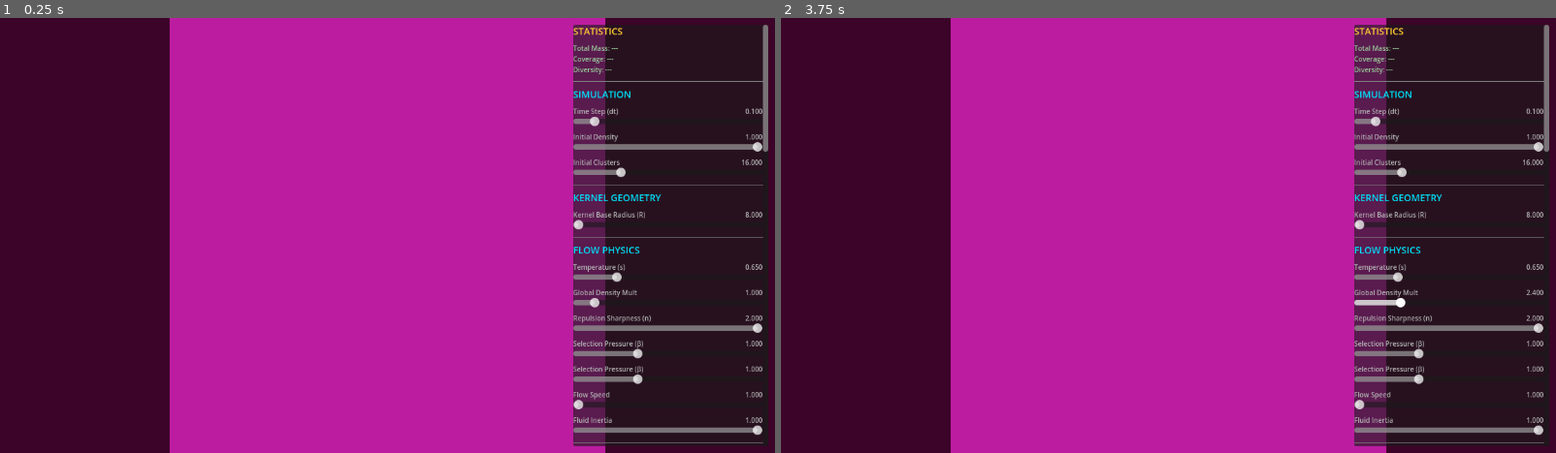
Above: before the commit, frames 1-2 (left to right).
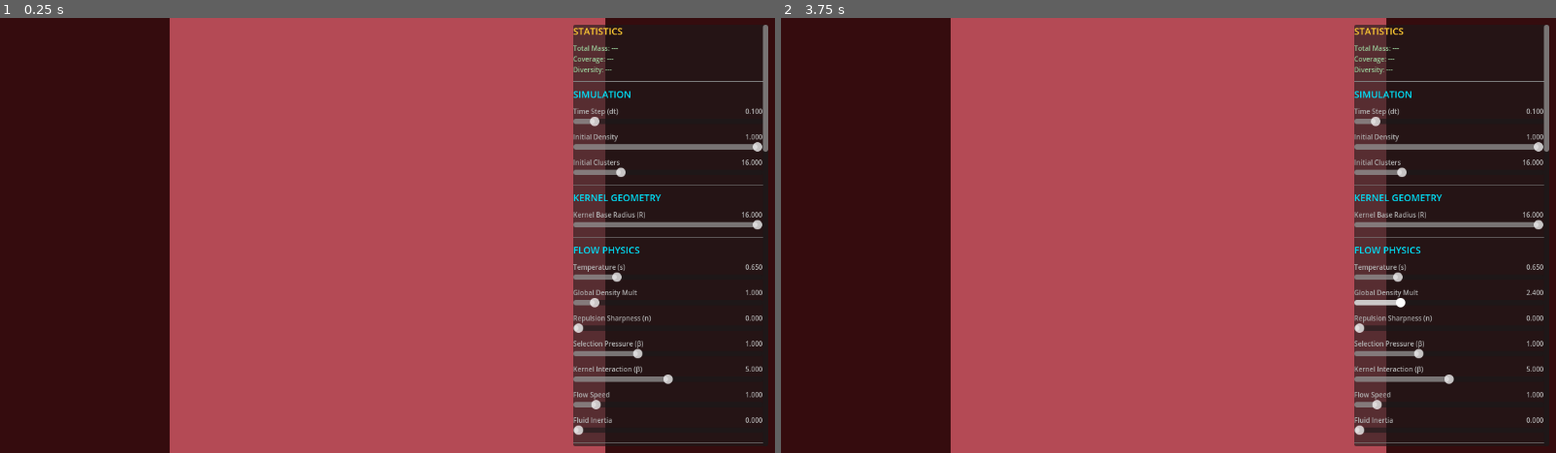
Above: after the commit, the same moments.

Repository: pvtrcorps/L_0001
Game: Godot game, scene res://simulation/Main.tscn
Two runs of this game, one before a commit and one after it. Both use one fixed random seed, a clock stepped at 60 frames per second and the inputs below.
Inputs (mouse positions are in pixels of both pictures, inside the frame that each line leads up to):
- Up to frame 1 (0.25 s): no input
- Up to frame 2 (3.75 s): tap Enter at 0.5, 2, 3.5 s; move the mouse to (1339, 213) at 0.52 s; click (1339, 213) at 0.67 s; tap Space at 1.25, 2.75 s; drag from (1013, 257) to (1129, 322) at 1.27 s; move the mouse to (1246, 139) at 2.02 s; click (1246, 139) at 2.17 s; drag from (1129, 322) to (936, 170) at 2.77 s; move the mouse to (1401, 300) at 3.52 s; click (1401, 300) at 3.67 s

The runs differ from the first frame. In frame 1, 80% of the frame differs, in the area x 0-100%, y 0-100%; in frame 2, 80%.
Error before the commit: Cannot call method 'compute_list_begin' on a null value. (res://simulation/LeniaSimulation.gd:429)
Error after the commit: Cannot call method 'compute_list_begin' on a null value. (res://simulation/LeniaSimulation.gd:430)

Commit message:
signal, repulsion and affinity rework

Diff:
--- a/simulation/LeniaSimulation.gd
+++ b/simulation/LeniaSimulation.gd
@@ -16,7 +16,7 @@
 	"dt": 0.1,
 	"seed": 0.0,
 	# Kernel shape (global - creates pattern types)
-	"R": 8.0,           # Kernel radius in pixels
+	"R": 16.0,           # Kernel radius in pixels
 
 	# Initialization
 	"init_clusters": 16.0,
@@ -26,25 +26,26 @@
 	# Advanced Physics (Flow Lenia style)
 	"temperature": 0.65,   # Advection diffusion (s). Paper default: 0.65 (Currently Standard Bilinear)
 	"theta_A": 1.0,        # Global Density Multiplier. Canonical ~1.0? (Was 5.0)
-	"alpha_n": 2.0,        # Repulsion Sharpness. Canonical: 2.0. (Was 0.0)
+	"alpha_n": 0.0,        # Repulsion Sharpness. Canonical: 2.0. (Was 0.0)
 
 	# Signal Layer
 	"signal_diff": 1.0,    # Diffusion Rate
 	"signal_decay": 0.001,   # Decay Rate
 	"signal_advect": 1.0,  # Signal advection weight [0-1] (how much signals follow mass flow)
 	"flow_speed": 1.0,     # Multiplier for advection force (decopuled from dt)
-	"fluid_momentum": 1.0, # Momentum/Inertia (0.0 = Aristotelian, 1.0 = Newtonian)
+	"fluid_momentum": 0.0, # Momentum/Inertia (0.0 = Aristotelian, 1.0 = Newtonian)
 
 	"beta_selection": 1.0, # Selection pressure for negotiation rule
 
 	# Wind / Atmosphere
-	"wind_scale": 2.0,     # Noise scale
+	"wind_scale": 0.05,     # Noise scale
 	"wind_strength": 2.0,  # Wind force multiplier
 	"wind_speed": 0.05,     # Animation speed
 
 	# Signal Advanced
 	"signal_force_strength": 20.0,   # Multiplier for signal gradient force
 	"signal_emission_strength": 1.0, # Multiplier for signal secretion quantity
+	"interaction_beta": 5.0,         # [NEW] Kernel Interaction Strength (0.0 = Neutral)
 
 	# === GENE RANGES (16 GENES x 2 MIN/MAX) ===
 	# BLOCK A: Physiology (Body)
@@ -299,7 +300,7 @@
 		params_time, params["wind_scale"], params["wind_strength"], params["wind_speed"],
 
 		# Chunk 5 (Signal Extras) - [NEW]
-		params["signal_force_strength"], params["signal_emission_strength"], 0.0, 0.0
+		params["signal_force_strength"], params["signal_emission_strength"], params["interaction_beta"], 0.0
 	])
 
 	var bytes = buffer.to_byte_array()
--- a/simulation/Main.gd
+++ b/simulation/Main.gd
@@ -24,10 +24,10 @@
 	"Flow Physics": [
 		["temperature", "Temperature (s)", 0.0, 3.0, 0.05],
 		["theta_A", "Global Density Mult", 0.1, 10.0, 0.1],
-		["alpha_n", "Repulsion Sharpness (n)", 0.0, 2.0, 0.1],
+		["alpha_n", "Repulsion Sharpness (n)", 0.0, 1.0, 0.1],
 		["beta_selection", "Selection Pressure (β)", 0.0, 3.0, 0.1],
-		["beta_selection", "Selection Pressure (β)", 0.0, 3.0, 0.1],
-		["flow_speed", "Flow Speed", 1.0, 10.0, 0.5],
+		["interaction_beta", "Kernel Interaction (β)", 0.0, 10.0, 0.1],
+		["flow_speed", "Flow Speed", 0.0, 10.0, 0.5],
 		["fluid_momentum", "Fluid Inertia", 0.0, 1.0, 0.05]
 	],
 	"Chemical Signal": [
@@ -38,7 +38,7 @@
 		["signal_emission_strength", "Signal Emission (Volume)", 0.0, 20.0, 0.1]
 	],
 	"Wind / Atmosphere": [
-		["wind_scale", "Wind Scale", 0.1, 10.0, 0.1],
+		["wind_scale", "Wind Scale", 0.0, 10.0, 0.1],
 		["wind_strength", "Wind Strength", 0.0, 5.0, 0.05],
 		["wind_speed", "Wind Speed", 0.0, 2.0, 0.05]
 	],
--- a/simulation/display/lenia_render.gdshader
+++ b/simulation/display/lenia_render.gdshader
@@ -3,7 +3,7 @@
 uniform sampler2D tex_state : repeat_enable, filter_linear;
 uniform sampler2D tex_genome : repeat_enable, filter_linear;
 uniform sampler2D tex_genome_ext : repeat_enable, filter_linear; // [NEW] Valid data
-uniform sampler2D tex_signal; // [NEW]
+uniform sampler2D tex_signal : repeat_enable, filter_linear; // [NEW]
 uniform vec2 camera_pos = vec2(0.0, 0.0);
 uniform float camera_zoom = 1.0;
 uniform bool u_show_select = false;
@@ -91,81 +91,96 @@
     float mass = state.r;
     vec3 signal = texture(tex_signal, uv).rgb;
 
-    // Manual Bilinear Interpolation for Genome Color
-    vec2 tex_size = vec2(textureSize(tex_genome, 0));
-    vec2 pixel_pos = uv * tex_size - 0.5;
-    ivec2 i_pos = ivec2(floor(pixel_pos));
-    vec2 f_pos = fract(pixel_pos);
-
-    vec3 c00 = get_pixel_color(i_pos, tex_size);
-    vec3 c10 = get_pixel_color(i_pos + ivec2(1, 0), tex_size);
-    vec3 c01 = get_pixel_color(i_pos + ivec2(0, 1), tex_size);
-    vec3 c11 = get_pixel_color(i_pos + ivec2(1, 1), tex_size);
-
-    vec3 top = mix(c00, c10, f_pos.x);
-    vec3 bottom = mix(c01, c11, f_pos.x);
-    vec3 col_base = mix(top, bottom, f_pos.y);
-
-    // Apply Mass and Brightness
-    // Softened brightness curve for more organic look
-    float brightness = texture(tex_state, uv).r * 2.0; // Reduced from 5.0 to avoid instant saturation
+
+
+    // 4. Calculate 3D Normals from the Mass Gradient
+    vec2 gradient = vec2(dFdx(mass), dFdy(mass));
+    vec3 normal = normalize(vec3(-gradient * 50.0, 1.0 + mass * 10.0));
+
+    // === SPECTRAL IDENTITY ===
+    // 1. Get Genes
+    vec4 g_ext = texture(tex_genome_ext, uv);
+    vec2 hues = unpack2(g_ext.a);
+    float h_emit = hues.x; // Identity
+    float h_detect = hues.y; // Target
+
+    // 2. Core Color (Who I am)
+    // Saturation Logic:
+    // If I like myself (Diff ~ 0), I am Pure (Sat 1.0).
+    // If I like others, I might be slightly desaturated?
+    // User requested "Detection Hue Difference" mapping for Saturation.
+    // Let's try: Sat = 0.5 + 0.5 * (1.0 - 2.0 * abs(h_emit - h_detect)); // Simple mapping?
+    // Actually, let's keep it vibrant for now (Sat 1.0) to ensure the Hues are legible.
+    // The "Fresnel" will do the heavy lifting of showing the difference.
+    vec3 col_core = hsv2rgb(vec3(h_emit, 0.9, 1.0));
+
+    // 3. Detection Aura (Who I want)
+    vec3 col_detect = hsv2rgb(vec3(h_detect, 1.0, 1.0));
+
+    // 4. Fresnel / Rim Mixing
+    // View vector is effectively (0,0,1) in 2D ortho, but normal tilts.
+    // Fresnel = (1 - N.V)^k
+    float fresnel = pow(1.0 - normal.z, 2.0); // Power 3.0 was a bit sharp, 2.0 shows more aura
+
+    // 5. Synthesis
+    // Core body is Identity. Edges are Desire.
+    vec3 col_base = mix(col_core, col_detect, fresnel * 0.8);
+
+    // Enhance "Glow" of the aura
+    col_base += col_detect * fresnel * 0.5 * mass;
+
+    // Apply Mass Brightness (Organic gel look)
+    float brightness = mass * 2.0;
     vec3 col = col_base * brightness;
 
+    // 6. Lighting (Specular)
+    vec3 light_dir = normalize(vec3(-0.5, -0.5, 1.0));
+    float specular = pow(max(0.0, dot(reflect(-light_dir, normal), vec3(0,0,1))), 15.0);
+    col += vec3(1.0) * specular * 0.8 * smoothstep(0.1, 0.3, mass);
 
     // Signal layer visualization (Full RGB)
     // Additive blending for glow
     vec3 signal_col = signal * 0.1;
+    col += signal_col;
 
     // Highlight Logic
-    // Re-sample central genome for selection logic (Nearest Neighbor)
-    vec4 genome = texture(tex_genome, uv);
-    vec2 mu_sigma = unpack2(genome.r);
-    float g_mu = mu_sigma.x;
-    float g_sigma = mu_sigma.y;
-
-    vec2 rad_visc = unpack2(genome.g);
-    float g_radius = rad_visc.x;
-    // float g_width = width_radius.x;
-
-    vec4 genome_ext = texture(tex_genome_ext, uv);
-    vec2 aff_rep = unpack2(genome_ext.r);
-    float g_affinity = aff_rep.x;
+    // Re-sample central genome for selection logic (Nearest Neighbor) is done via `g_ext` check
 
     if (u_show_select) {
-        // match u_select_vector components: (mu, sigma, radius, affinity)
-
-        float d = 0.0;
-        d += abs(g_mu - u_select_vector.x) * 1.5;
-        d += abs(g_sigma - u_select_vector.y) * 1.5;
-        d += abs(g_radius - u_select_vector.z) * 1.0;
-        d += abs(g_affinity - u_select_vector.w) * 1.0;
-
-        // Strict threshold for precise species matching (was 0.4)
-        if (d < 0.01) {
+         // Check match against u_select_vector (using unpacked genes if we passed them?)
+         // Currently u_select_vector passes (mu, sigma, radius, affinity).
+         // We might need to update Inspector to pass Hues if we want to filter by Hue.
+         // For now, let's keep the logic but maybe we should filter by Hue?
+         // Let's assume u_select_vector is still old genes for now.
+         // Actually, let's skip the complex filter update for this step to focus on Rendering.
+
+         // Using the OLD genes for selection filter for now as they are still reliable for "Species ID"
+         // (Mu/Sigma are still the primary species differentiators physically).
+         vec4 genome = texture(tex_genome, uv);
+         vec2 mu_sigma = unpack2(genome.r);
+         vec2 rad_visc = unpack2(genome.g);
+         vec2 aff_rep = unpack2(g_ext.r);
+
+         float d = 0.0;
+         d += abs(mu_sigma.x - u_select_vector.x) * 1.5;
+         d += abs(mu_sigma.y - u_select_vector.y) * 1.5;
+         d += abs(rad_visc.x - u_select_vector.z) * 1.0;
+         d += abs(aff_rep.x - u_select_vector.w) * 1.0;
+
+         if (d < 0.04) {
              float pulse = 0.5 + 0.5 * sin(TIME * 6.0);
-
-             // VISIBILITY OVERRIDE:
-             // To show the "complete" species, we ignore the mass-based brightness attenuation
-             // and render the base color if there is ANY mass present.
              if (mass > 0.0001) {
-                 col = col_base * 1.5; // Boosted base color
-                 col = mix(col, vec3(1.0, 1.0, 1.0), 0.4 * pulse);
-
-                 // User requested multiplying by mass to avoid "block" look
-                 // We multiply by mass * 4.0 to ensure low-density areas are still visible (fulfilling "show complete species")
-                 // but maintain the gradient (fulfilling "not a block")
+                 col = col_base * 1.5;
+                 // Show pure Core Color for clarity during selection?
+                 col = mix(col_core * 2.0, vec3(1.0), 0.2 * pulse);
                  col *= mass * 4.0;
              } else {
                  col = vec3(0.0);
              }
-        } else {
-             col *= 0.4; // Dim others significantly
-             col = vec3(dot(col, vec3(0.3, 0.59, 0.11))); // Grayscale
-        }
-        // Do NOT add signal_col here, effectively hiding signals during inspection
-    } else {
-        // Normal rendering: Add signals
-        col += signal_col;
+         } else {
+             col *= 0.1;
+             col = vec3(dot(col, vec3(0.3, 0.59, 0.11)));
+         }
     }
 
     col *= vignette;
Not shown, changed: simulation/shaders/compute_convolution.glsl
Not shown, changed: simulation/shaders/compute_flow_conservative.glsl
